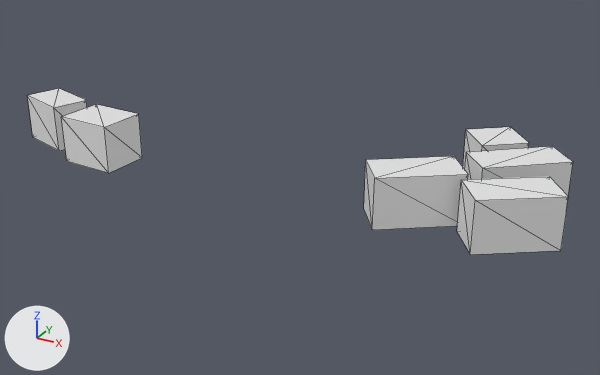
The glTF model output/glb/tile_566.glb: old version first, new version second.
Rendered twice from a 50 mm lens placed at (88.4, -244.2, 66.5), pointed at (11.0, -103.5, -3.9). Lighting does not change. The marker at lower left points along +X, +Y and +Z. The older version comes first. Mesh edges are drawn as thin lines.

Script lines for the objects in view, before the commit:
```python
me_mesh_0 = bpy.data.meshes.new('Mesh_0')
me_mesh_0.from_pydata(...)  # 48 vertices, 60 faces; spans x -52.8..66.8, y -123.7..-83.9, z 0.0..10.0
ob_mesh_0 = bpy.data.objects.new('Mesh_0', me_mesh_0)
ob_mesh_0.location = (0.0, 0.0, 0.0)
```
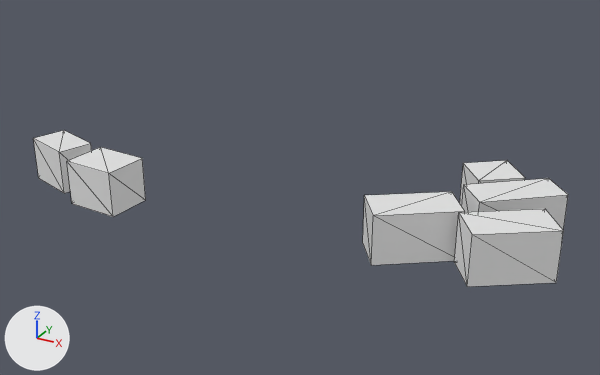
Pixel boxes (x1, y1, x2, y2) of what changed, in the pictures (600 x 375 px; the box of a moved part takes in the faces that stretch with it):
'Mesh_0', reshaped
    before: (27, 89, 573, 255)
    after: (33, 130, 568, 287)
part 1 of me_mesh_0, moved or reshaped
    before: (457, 177, 569, 255)
    after: (454, 209, 564, 287)
part 2 of me_mesh_0, moved or reshaped
    before: (463, 127, 529, 170)
    after: (460, 160, 525, 206)
part 3 of me_mesh_0, moved or reshaped
    before: (465, 146, 573, 196)
    after: (462, 178, 568, 229)
part 4 of me_mesh_0, moved or reshaped
    before: (364, 156, 468, 230)
    after: (363, 192, 465, 265)
part 5 of me_mesh_0, moved or reshaped
    before: (27, 89, 87, 151)
    after: (33, 130, 92, 193)
part 6 of me_mesh_0, moved or reshaped
    before: (62, 104, 142, 173)
    after: (67, 147, 146, 217)

The change, as a diff of the scene's bpy script:
```diff
--- a/output/glb/tile_566.glb.py
+++ b/output/glb/tile_566.glb.py
@@ me_mesh_0 @@
 # used by ob_mesh_0; location = (0.0, 0.0, 0.0)
-me_mesh_0.from_pydata(...)  # 48 vertices, 60 faces; spans x -52.8..66.8, y -123.7..-83.9, z 0.0..10.0
+me_mesh_0.from_pydata(...)  # 48 vertices, 60 faces; spans x -52.8..66.8, y -123.7..-83.9, z -10.3..3.8
+# me_mesh_0 part 1: the loose piece of 8 vertices spanning x 49.0..66.8, y -122.0..-106.1, z 0.0..10.0 is moved by (0.0, 0.0, -6.2)
+# me_mesh_0 part 2: the loose piece of 8 vertices spanning x 41.4..54.5, y -96.9..-83.9, z 0.0..10.0 is moved by (0.0, 0.0, -7.3)
+# me_mesh_0 part 3: the loose piece of 8 vertices spanning x 45.6..64.1, y -108.0..-90.8, z 0.0..10.0 is moved by (0.0, 0.0, -6.6)
+# me_mesh_0 part 4: the loose piece of 8 vertices spanning x 30.6..49.3, y -121.5..-104.8, z 0.0..10.0 is moved by (0.0, 0.0, -7.2)
+# me_mesh_0 part 5: the loose piece of 8 vertices spanning x -52.8..-38.8, y -119.2..-107.9, z 0.0..10.0 is moved by (0.0, 0.0, -10.3)
+# me_mesh_0 part 6: the loose piece of 8 vertices spanning x -35.4..-22.4, y -123.7..-112.9, z 0.0..10.0 is moved by (0.0, 0.0, -10.0)
```
